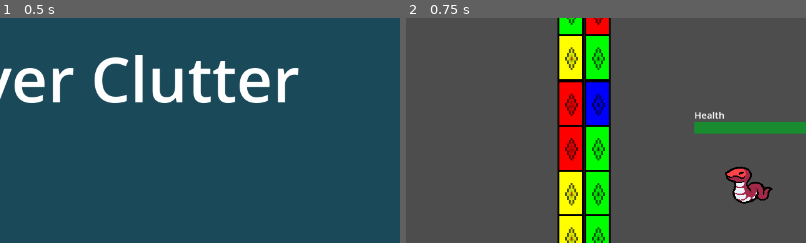
Above: before the commit, frames 1-2 (left to right).
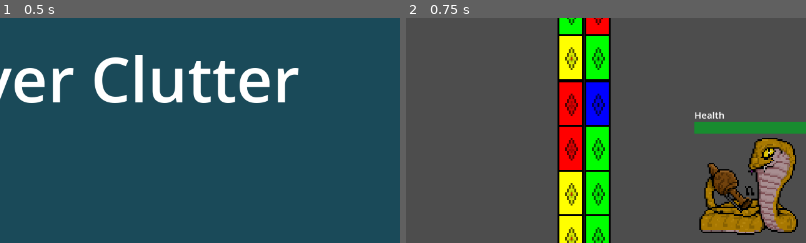
Above: after the commit, the same moments.

Repository: PoweredDevState/MindOverClutter
Game: Godot game, scene res://Scenes/Menus/main_menu.tscn
The game is run twice, just before and just after one commit, with the same random seed, the same clock (stepped at 60 frames per second) and the same inputs.
Inputs:
- Up to frame 1 (0.5 s): no input
- Up to frame 2 (0.75 s): click "Start" at 0.5 s
The pictures show only the part of the screen within x 46-96%, y 10-60%; the shares and areas given below are measured in that part.

Frame 1 is identical in both runs. In frame 2, 7.2% of the frame differs, in the area x 73-98%, y 53-97%.

Commit message:
Added new enemy sprites

Diff:
--- a/Enemy Resources/Boar_Enemy.tres
+++ b/Enemy Resources/Boar_Enemy.tres
@@ -9,3 +9,4 @@
 sprite = ExtResource("3_o0t61")
 attackScene = ExtResource("1_unays")
 maxHealth = 5
+spriteScale = 1.0
--- a/Enemy Resources/Dragon_Enemy.tres
+++ b/Enemy Resources/Dragon_Enemy.tres
@@ -2,10 +2,11 @@
 
 [ext_resource type="Script" path="res://Enemy Resources/enemy_resource.gd" id="1_725fq"]
 [ext_resource type="PackedScene" uid="uid://sktcfc55oy1h" path="res://Scenes/enemy_attack.tscn" id="1_e0c8l"]
-[ext_resource type="Texture2D" uid="uid://bbgqp05s0n22u" path="res://Assets/Enemy Sprites/Dragon.png" id="3_tq758"]
+[ext_resource type="Texture2D" uid="uid://c4n2wfl0q58gi" path="res://Assets/Enemy Sprites/2-TailBackDragonBlue.png" id="3_2j62c"]
 
 [resource]
 script = ExtResource("1_725fq")
-sprite = ExtResource("3_tq758")
+sprite = ExtResource("3_2j62c")
 attackScene = ExtResource("1_e0c8l")
 maxHealth = 7
+spriteScale = 0.4
--- a/Enemy Resources/Reptile_Enemy.tres
+++ b/Enemy Resources/Reptile_Enemy.tres
@@ -9,3 +9,4 @@
 sprite = ExtResource("3_te0j4")
 attackScene = ExtResource("1_ovsn1")
 maxHealth = 3
+spriteScale = 1.0
--- a/Enemy Resources/Snake_Enemy.tres
+++ b/Enemy Resources/Snake_Enemy.tres
@@ -2,10 +2,11 @@
 
 [ext_resource type="Script" path="res://Enemy Resources/enemy_resource.gd" id="1_dobvp"]
 [ext_resource type="PackedScene" uid="uid://sktcfc55oy1h" path="res://Scenes/enemy_attack.tscn" id="1_t3wn7"]
-[ext_resource type="Texture2D" uid="uid://bwqrmymux67on" path="res://Assets/Enemy Sprites/Snake.png" id="3_1hccf"]
+[ext_resource type="Texture2D" uid="uid://do3hr8fjk4kma" path="res://Assets/Enemy Sprites/flute_snake.png" id="3_702jj"]
 
 [resource]
 script = ExtResource("1_dobvp")
-sprite = ExtResource("3_1hccf")
+sprite = ExtResource("3_702jj")
 attackScene = ExtResource("1_t3wn7")
 maxHealth = 2
+spriteScale = 2.5
--- a/Enemy Resources/enemy_resource.gd
+++ b/Enemy Resources/enemy_resource.gd
@@ -4,3 +4,4 @@
 @export var sprite : Texture
 @export var attackScene : PackedScene
 @export var maxHealth : int
+@export var spriteScale : float
--- a/Scenes/Menus/credits_scene.tscn
+++ b/Scenes/Menus/credits_scene.tscn
@@ -65,6 +65,8 @@
 Sprites Used:
 - Player and Ball Sprites made by GrafxKid on OpenGameArt
 - Enemy sprites are from a Zenva Academy course: Build a Micro Turn-Based RPG with Godot 4 by Daniel Buckley
+- Dragon Sprite made by Chibizilla on OpenGameArt
+- Snake Sprite made by j0j0n4th4n on OpenGameArt
 - Attack Sprite made by den_yes on OpenGameArt
 - Shield Sprite made by BizmasterStudios on OpenGameArt
 - Paddle, Block, and Attack Indicator Sprites made by me"
--- a/Scripts/enemy.gd
+++ b/Scripts/enemy.gd
@@ -34,6 +34,7 @@
 func _ready() -> void:
 	#For when I will use resources for specific enemy data
 	$EnemySprite.texture = enemyResource.sprite
+	$EnemySprite.scale = Vector2(enemyResource.spriteScale, enemyResource.spriteScale)
 	maxHealth = enemyResource.maxHealth
 	currentHealth = maxHealth
 	change_health_percentage()
Not shown, added: Assets/Enemy Sprites/2-TailBackDragonBlue.png.import
Binary file added: Assets/Enemy Sprites/flute_snake.png
Not shown, added: Assets/Enemy Sprites/flute_snake.png.import
